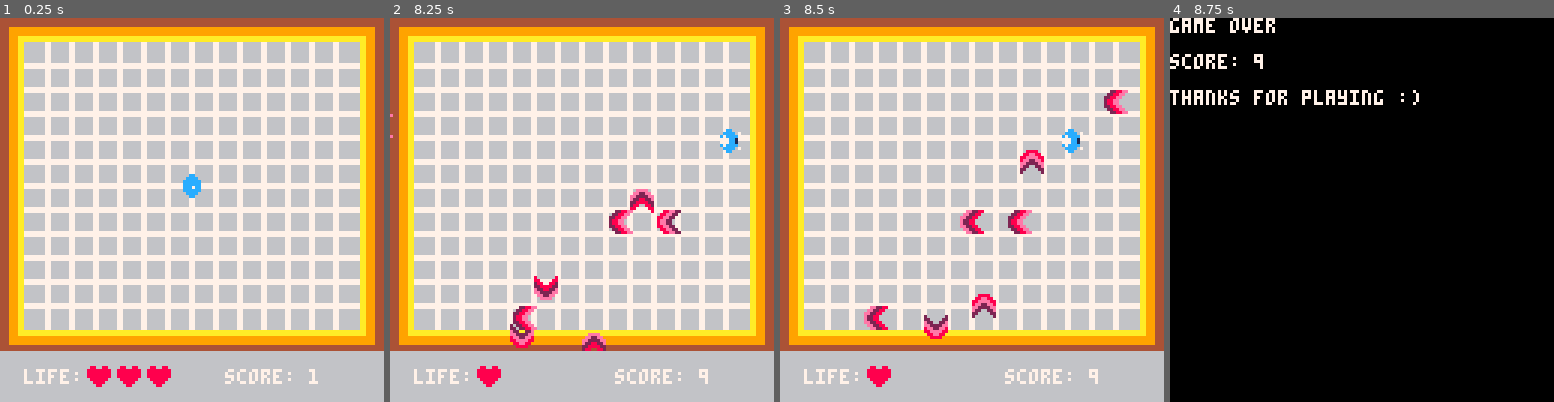
Above: before the commit, frames 1-4 (left to right).
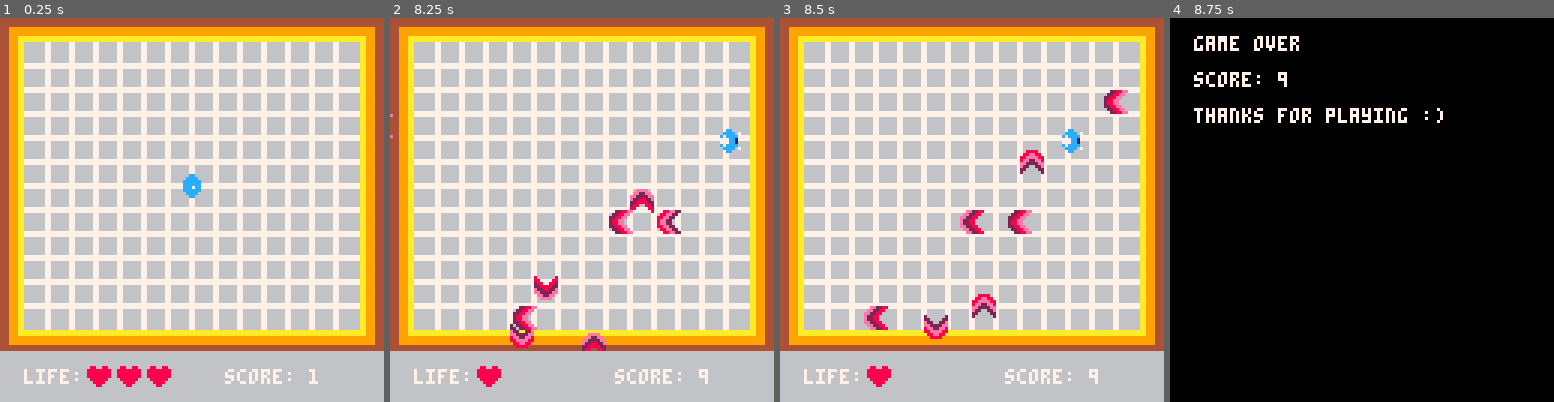
Above: after the commit, the same moments.

Repository: reorx/pico8_carts
Game: PICO-8 cartridge dodge.p8
Two runs of this game, one before a commit and one after it. Both use one fixed random seed, a clock stepped at 60 frames per second and the inputs below.
Inputs:
- Up to frame 1 (0.25 s): no input
- Up to frame 2 (8.25 s): hold Right 1.6-2.1 s; hold Up 2.15-2.42 s; hold Right 2.47-3.03 s; hold Left 3.08-3.58 s; hold Down 3.63-3.97 s; hold Right 4.02-4.68 s; hold Up 4.73-5.03 s; hold Left 5.08-5.68 s; hold Down 5.73-6.03 s; hold Right 6.08-6.58 s; hold Right 6.63-7.13 s; hold Up 7.18-7.45 s; hold Right 7.5-8.07 s; hold Left from 8.12 s (still down)
- Up to frame 3 (8.5 s): keep holding Left
- Up to frame 4 (8.75 s): release Left at 8.62 s; hold Down from 8.67 s (still down)

Frames 1-3 are identical in both runs. In frame 4, 3.7% of the frame differs, in the area x 0-72%, y 0-28%.

Commit message:
game over line and border space

Diff:
--- a/dodge.p8
+++ b/dodge.p8
@@ -10,6 +10,7 @@
 -- [ ] add heat bar (heat increases over time, the greater heat, the more bullets)
 -- [ ] add dying animation
 -- [ ] prettify game over, add option for restart
+-- [ ] score board
 
 -- for any given point on the
 -- map, true if there is wall
@@ -300,11 +301,12 @@
 function _draw()
     cls()
     if is_game_over then
-        print("game over")
         print("")
-        print("score: "..cube.score)
+        print("  game over")
         print("")
-        print("thanks for playing :)")
+        print("  score: "..cube.score)
+        print("")
+        print("  thanks for playing :)")
         return
     end
 
